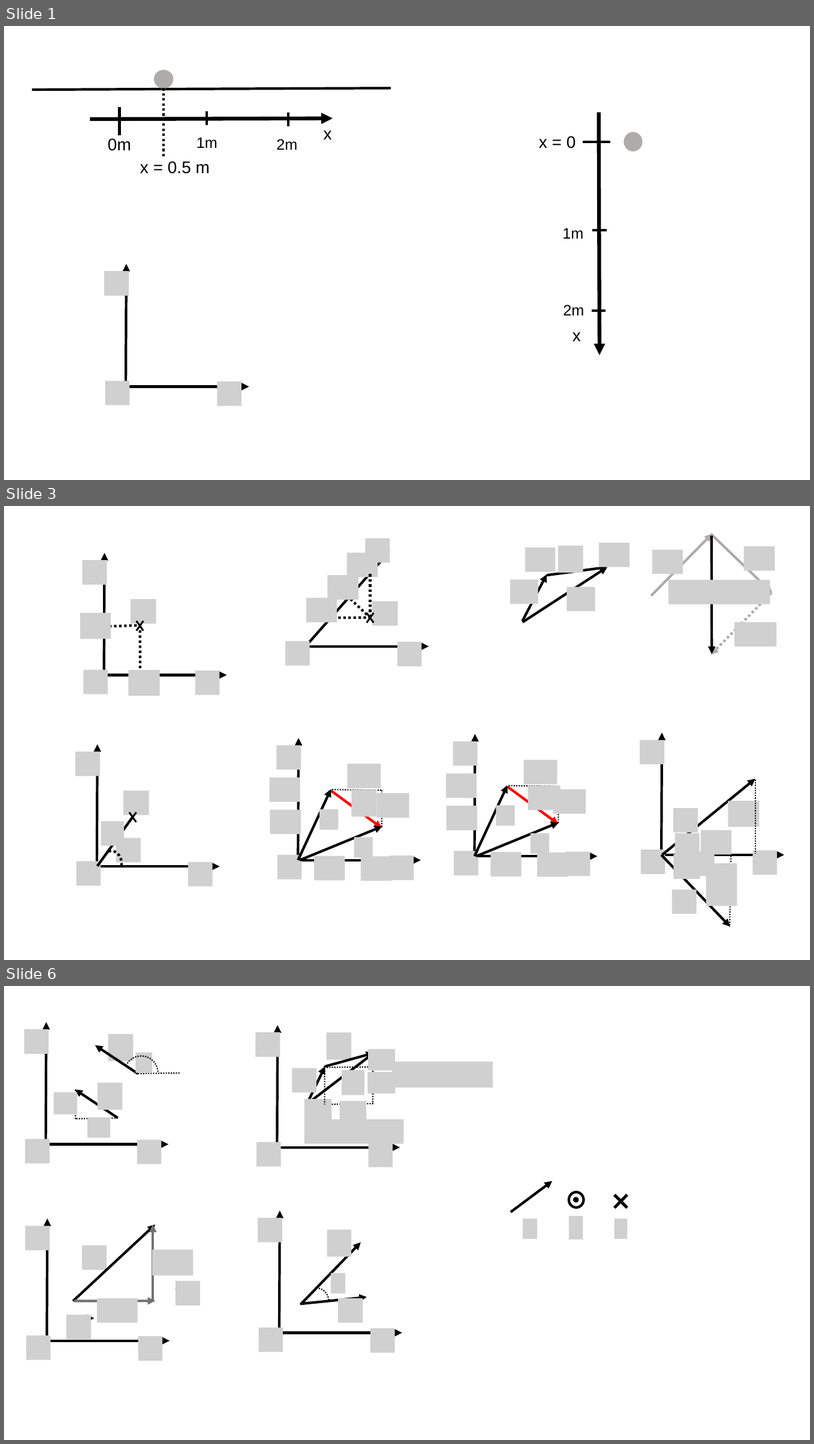
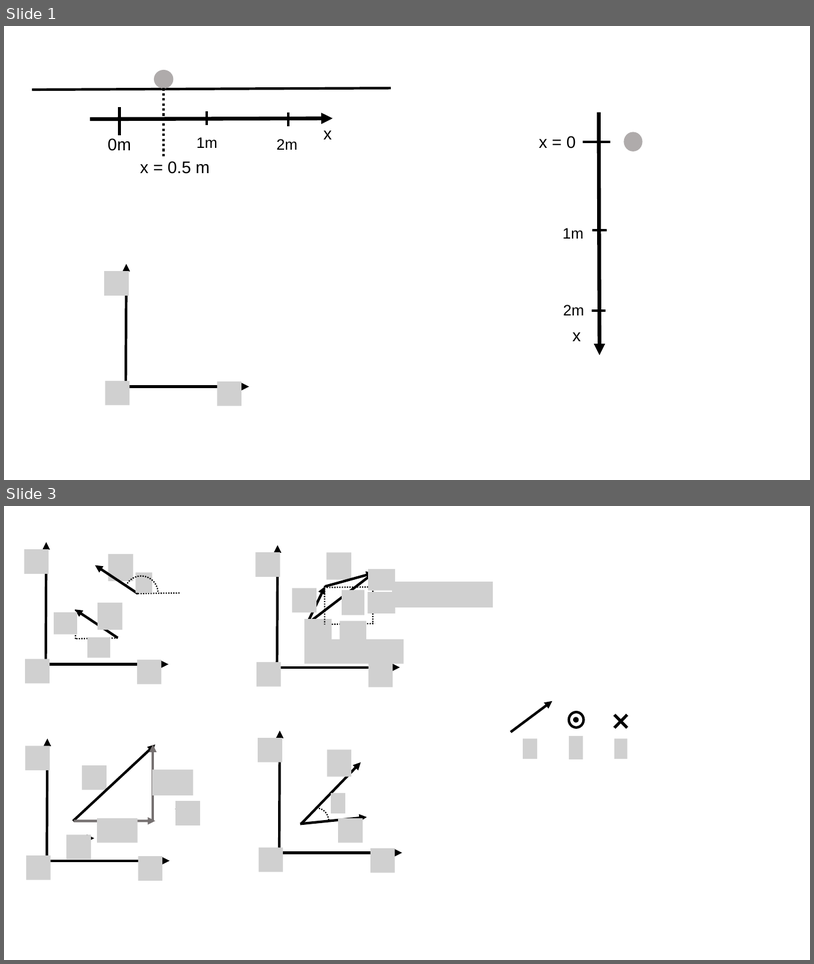
Before and after one commit to OSTP/PhysicsArtofModelling, a slide deck: tex/figures/Figures.pptx. Shown one above the other, each under a label of ours: slides 1, 3 and 6 before the commit, slides 1 and 3 after it; the slides between them are not shown. The pictures are 814x1444 and 814x964 pixels, drawn with LibreOffice and Linux fonts; fonts in the diff are those of the drawing; grey boxes stand for pictures. Boxes give left, top, right and bottom in pixels: in the first picture for what was removed or moved away, otherwise in the second. Text is boxed around its words. In the diff, an @@ line names an element or a change of style, - is before the commit and + after.

```diff
--- a/tex/figures/Figures.pptx
+++ b/tex/figures/Figures.pptx
@@ slide 3 removed at (4, 506, 810, 960), background #FFFFFF @@
@@ group removed at (510, 543, 630, 622): 5 pictures, 3 arrows @@
@@ group removed at (286, 538, 429, 666): 7 pictures, 3 lines, 2 arrows, 1 cross @@
@@ group removed at (652, 534, 777, 655): 4 arrows, 4 pictures @@
@@ group removed at (80, 553, 227, 696): 6 pictures, 2 arrows, 2 lines, 1 cross @@
@@ group removed at (270, 738, 421, 880): 12 pictures, 5 arrows, 2 lines @@
@@ group removed at (446, 734, 597, 876): 12 pictures, 5 arrows, 2 lines @@
@@ group removed at (75, 744, 220, 886): 6 pictures, 2 arrows, 1 cross, 1 line, 1 arc (boxed as its full ellipse) @@
@@ group removed at (641, 732, 785, 927): 11 pictures, 4 arrows, 2 lines @@
@@ what was slide 6 is now slide 3 @@
```
Also in this commit, not shown: 1 slide changed, 7 other slides removed, 4 other files.
